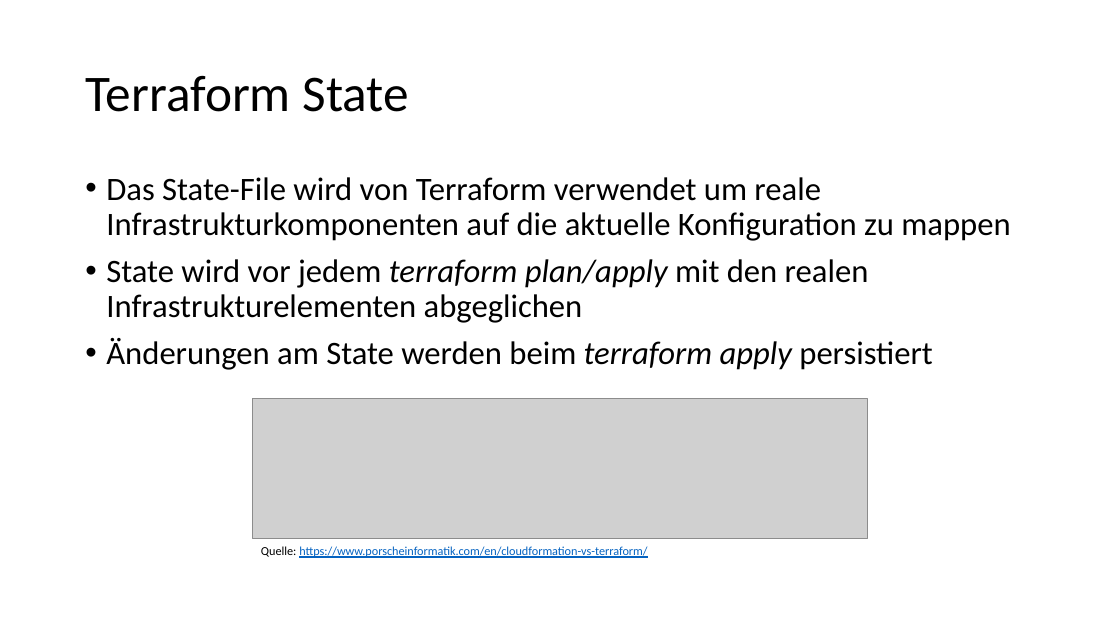
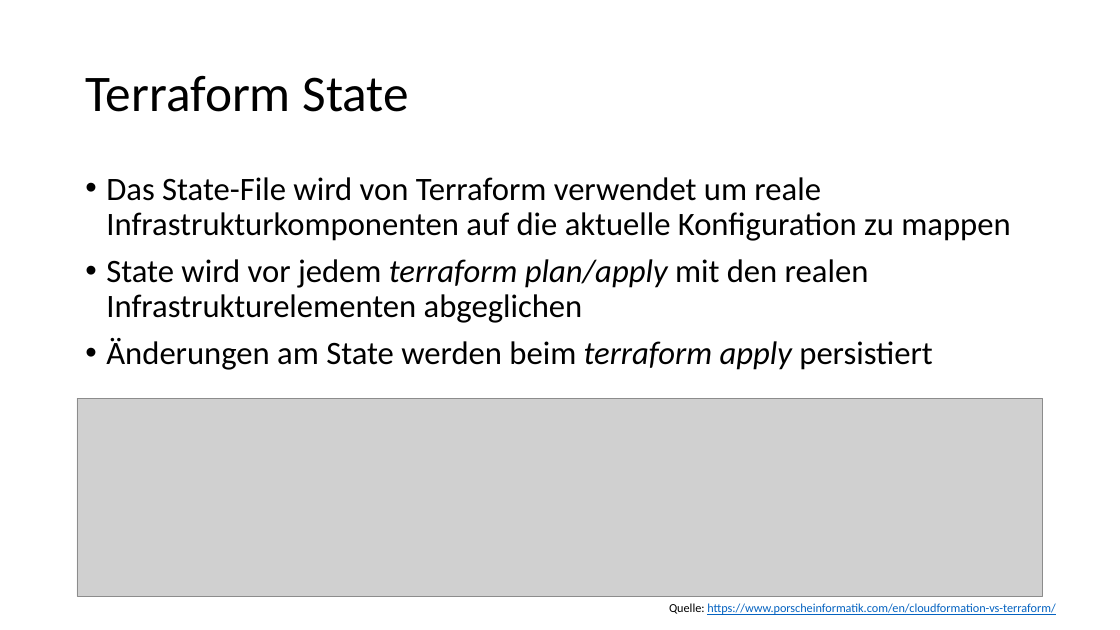
Before and after one commit to djakielski/terraform-schulung, a slide deck: slide 1 of Modul_07_TF_Backends/Backends.pptx. Drawn at 1120x630 pixels with LibreOffice and Linux fonts; fonts in the diff are those of the drawing; grey boxes stand for pictures. Boxes give left, top, right and bottom in pixels: in the first picture for what was removed or moved away, otherwise in the second. Text is boxed around its words. In the diff, an @@ line names an element or a change of style, - is before the commit and + after.

```diff
--- a/Modul_07_TF_Backends/Backends.pptx
+++ b/Modul_07_TF_Backends/Backends.pptx
@@ picture: place and size @@
-picture at [253,398,868,539]
+picture at [77,398,1044,597]
@@ text "Quelle: https://www.porscheinformatik.com/en/cloudformation- ...": place and size @@
-text "Quelle: https://www.porscheinformatik.com/en/cloudformation- ..." at [261,546,647,558]
+text "Quelle: https://www.porscheinformatik.com/en/cloudformation- ..." at [669,603,1055,615]
```
Also in this commit, not shown: 2 other slides changed, 1 other file.
